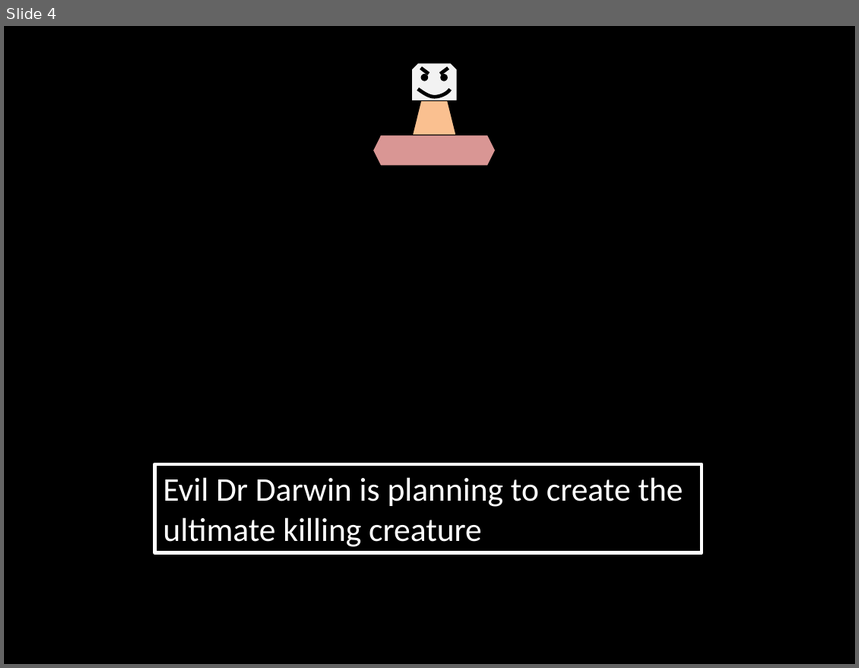
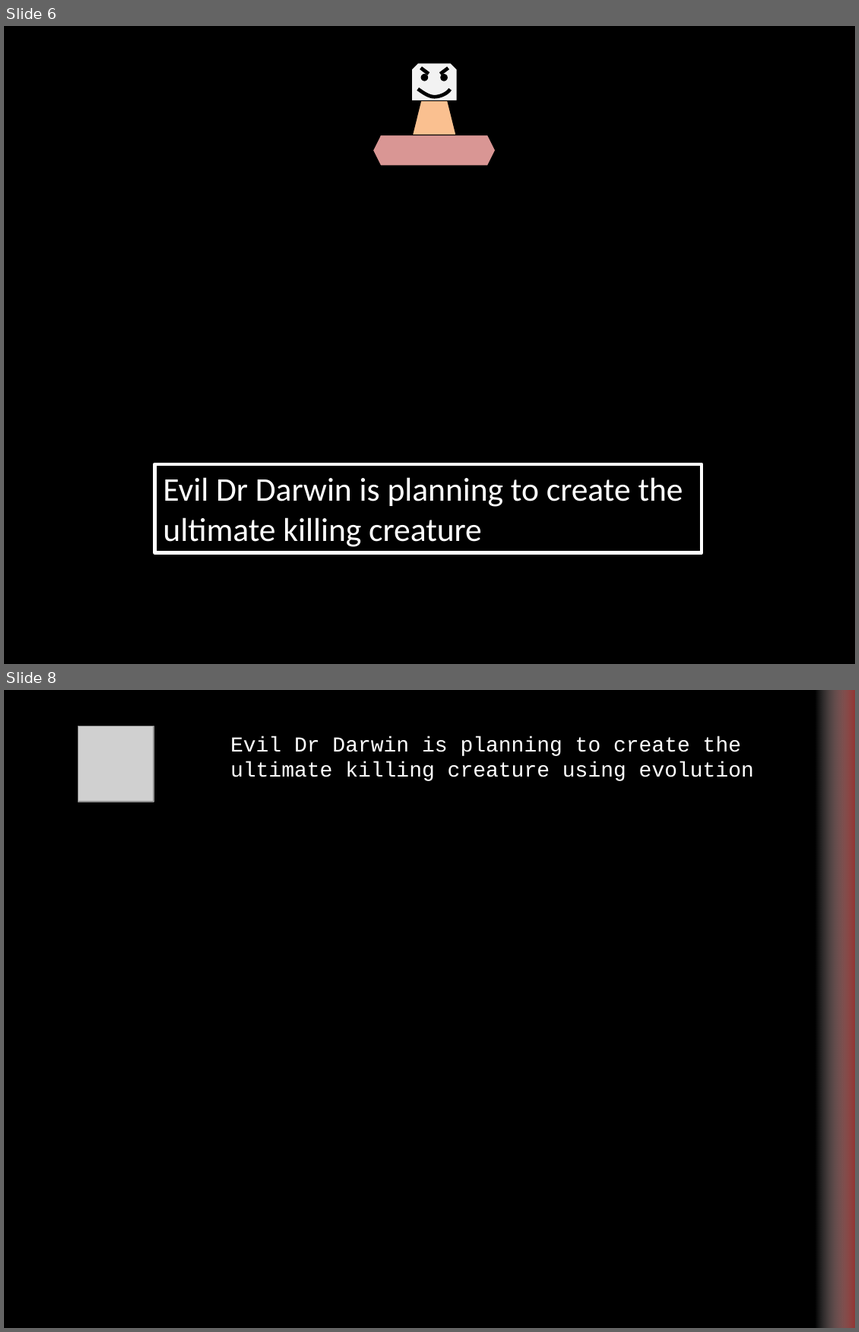
Before and after one commit to cleye/Dr-Darwin, a slide deck: resources/Presentation1.pptx. Shown one above the other, each under a label of ours: slide 4 before the commit, slides 6 and 8 after it; the slides between them are not shown. The pictures are 859x668 and 859x1332 pixels, drawn with LibreOffice and Linux fonts; fonts in the diff are those of the drawing; grey boxes stand for pictures. Boxes give left, top, right and bottom in pixels: in the first picture for what was removed or moved away, otherwise in the second. Text is boxed around its words. In the diff, an @@ line names an element or a change of style, - is before the commit and + after.

```diff
--- a/resources/Presentation1.pptx
+++ b/resources/Presentation1.pptx
@@ slide 8 added at <box>4,690,855,1328</box>, background #FFFFFF @@
@@ rectangle added at <box>4,690,855,1328</box>, fill #000000 @@
@@ rectangle added at <box>815,690,855,1328</box>, fill gradient #FFFFFF to #953735 @@
@@ picture added at <box>78,726,154,802</box> @@
@@ text added at <box>230,736,754,781</box>, 18 pt, text #FFFFFF @@
+Evil Dr Darwin is planning to create the ultimate killing creature using evolution
@@ what was slide 4 is now slide 6 @@
```
Also in this commit, not shown: 5 other slides added, 1 slide removed, 14 other files.
